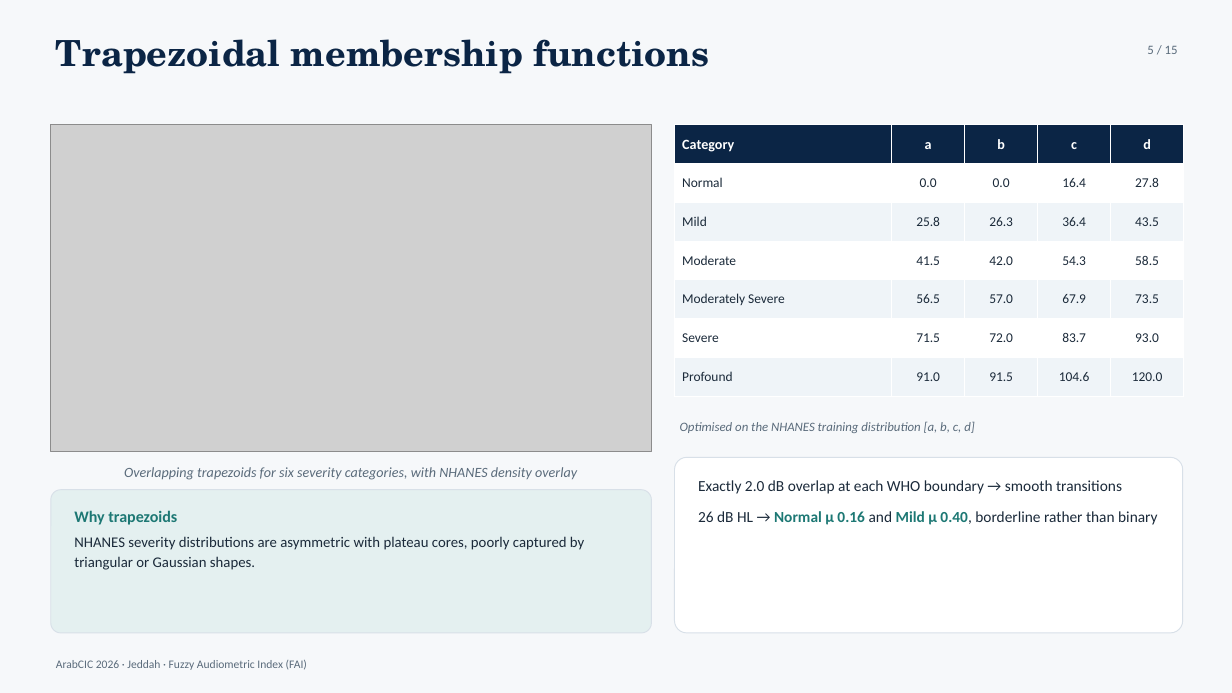
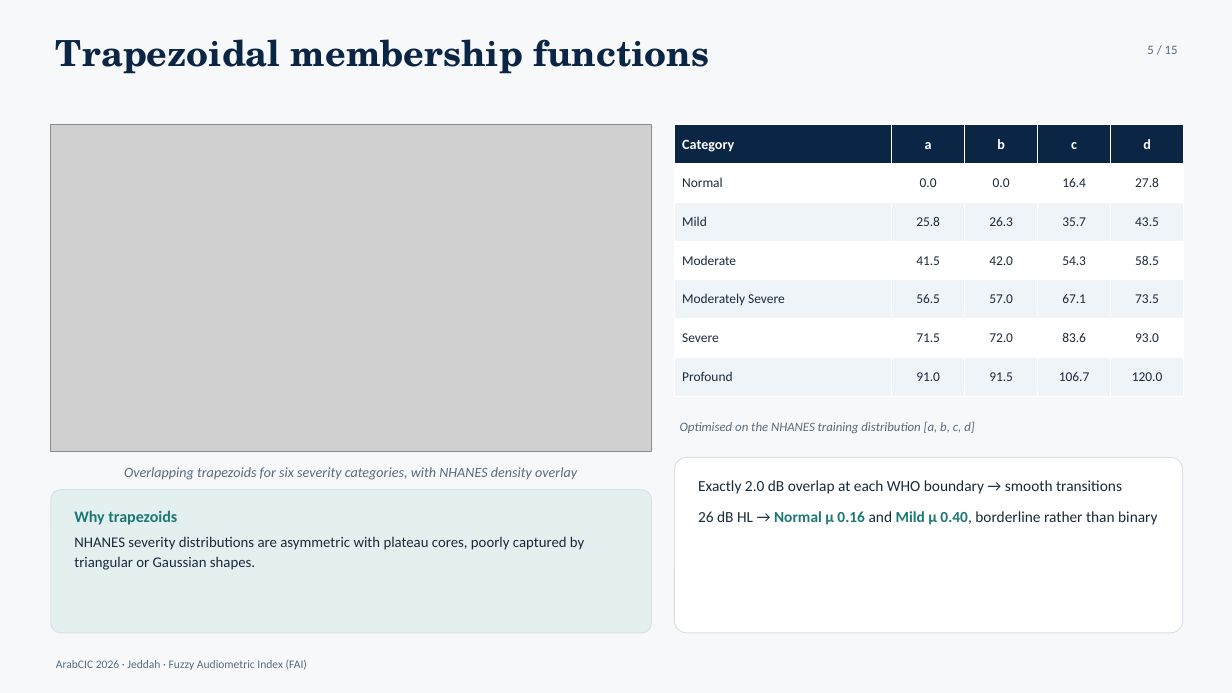
Before and after one commit to ameye/fuzzy-audiogram, a slide deck: slide 5 of arabcic2026/arabcic2026_fuzzy_audiogram.pptx. Drawn at 1232x693 pixels with LibreOffice and Linux fonts; fonts in the diff are those of the drawing; grey boxes stand for pictures. Boxes give left, top, right and bottom in pixels: in the first picture for what was removed or moved away, otherwise in the second. Text is boxed around its words. In the diff, an @@ line names an element or a change of style, - is before the commit and + after.

```diff
--- a/arabcic2026/arabcic2026_fuzzy_audiogram.pptx
+++ b/arabcic2026/arabcic2026_fuzzy_audiogram.pptx
@@ table at [675,125,1184,396] @@
-row 3, column 4: 36.4
+row 3, column 4: 35.7
-row 5, column 4: 67.9
+row 5, column 4: 67.1
-row 6, column 4: 83.7
+row 6, column 4: 83.6
-row 7, column 4: 104.6
+row 7, column 4: 106.7
```
Also in this commit, not shown: 8 other slides changed, 6 other files.
